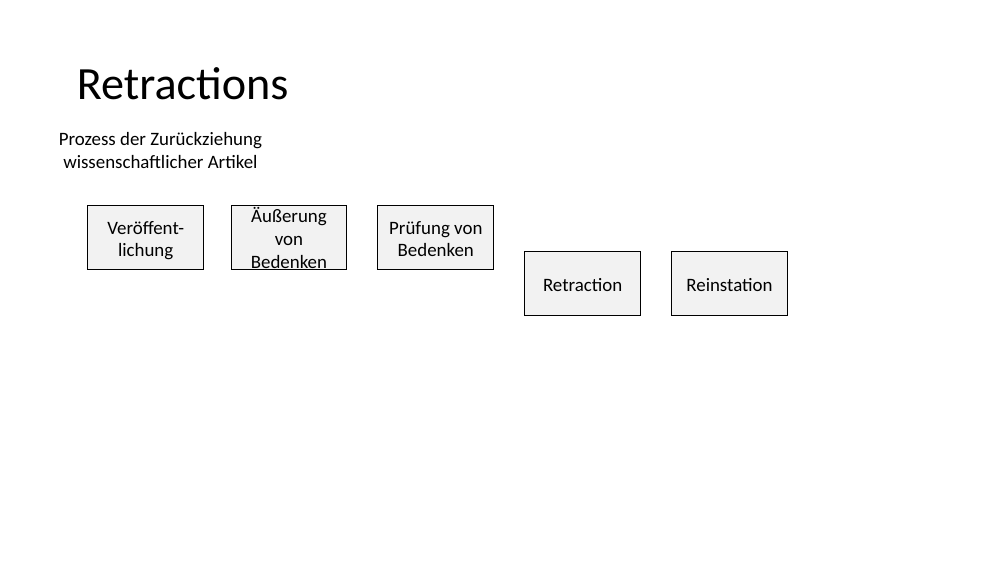
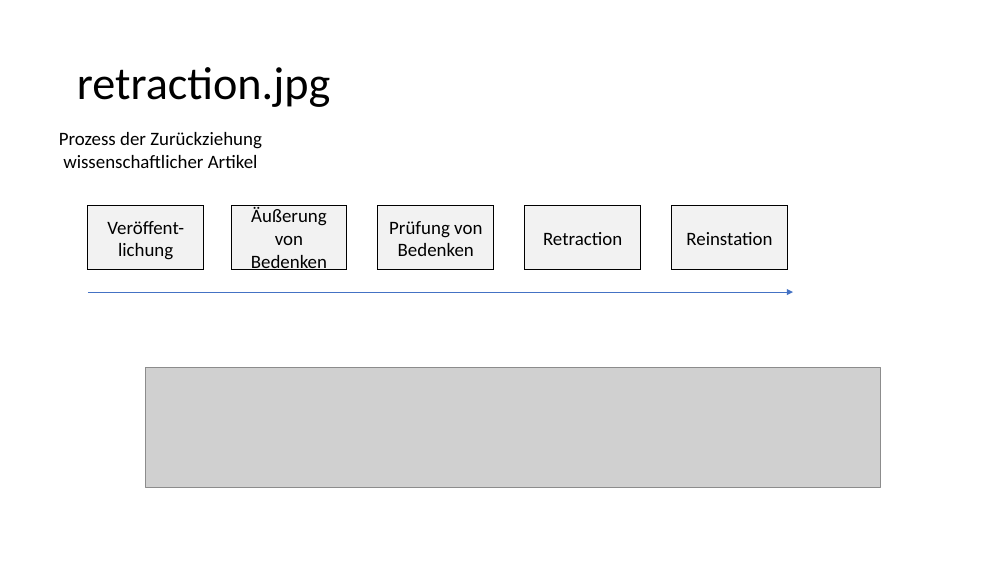
Before and after one commit to LukasRoeseler/opensciencebuch, a slide deck: slide 14 of images/Abbildungen-01.pptx. Drawn at 1008x567 pixels with LibreOffice and Linux fonts; fonts in the diff are those of the drawing; grey boxes stand for pictures. Boxes give left, top, right and bottom in pixels: in the first picture for what was removed or moved away, otherwise in the second. Text is boxed around its words. In the diff, an @@ line names an element or a change of style, - is before the commit and + after.

```diff
--- a/images/Abbildungen-01.pptx
+++ b/images/Abbildungen-01.pptx
@@ title at (77,67,331,107): text changed @@
-Retractions
+retraction.jpg
@@ rectangle added at (82,193,817,311), fill #FFFFFF, outline #FFFFFF 1 pt @@
@@ rectangle "Retraction": place and size @@
-rectangle "Retraction" at (525,252,640,316)
+rectangle "Retraction" at (525,206,640,270)
@@ rectangle "Reinstation": place and size @@
-rectangle "Reinstation" at (672,252,788,316)
+rectangle "Reinstation" at (672,206,788,270)
@@ arrow added from (88, 292) to (793, 292), #4472C4 0.5 pt @@
@@ picture added at (146,368,881,487) @@
```
Also in this commit, not shown: 13 other slides changed, 3 slides added, 3 slides removed, 1 other file.
